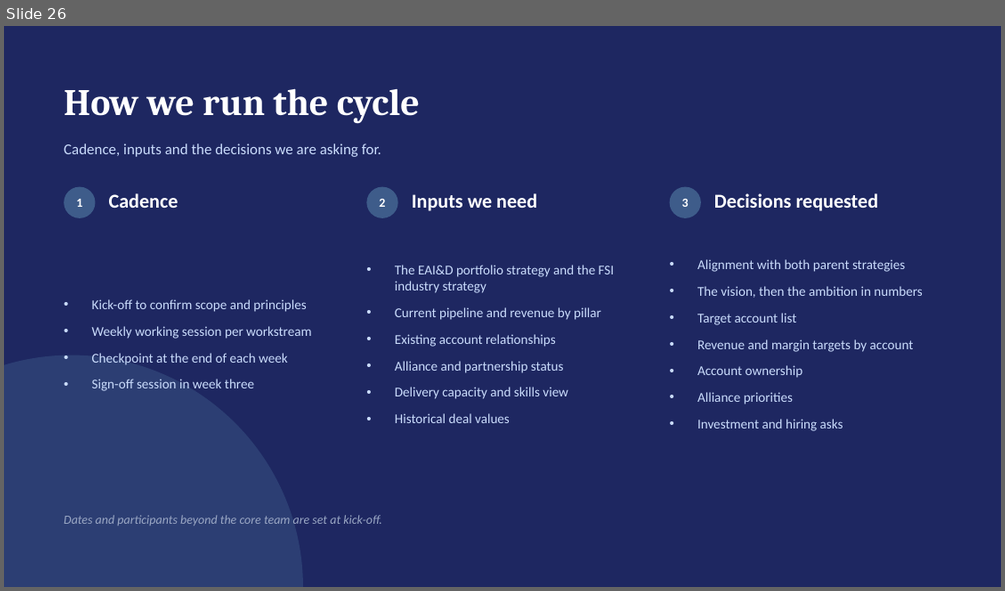
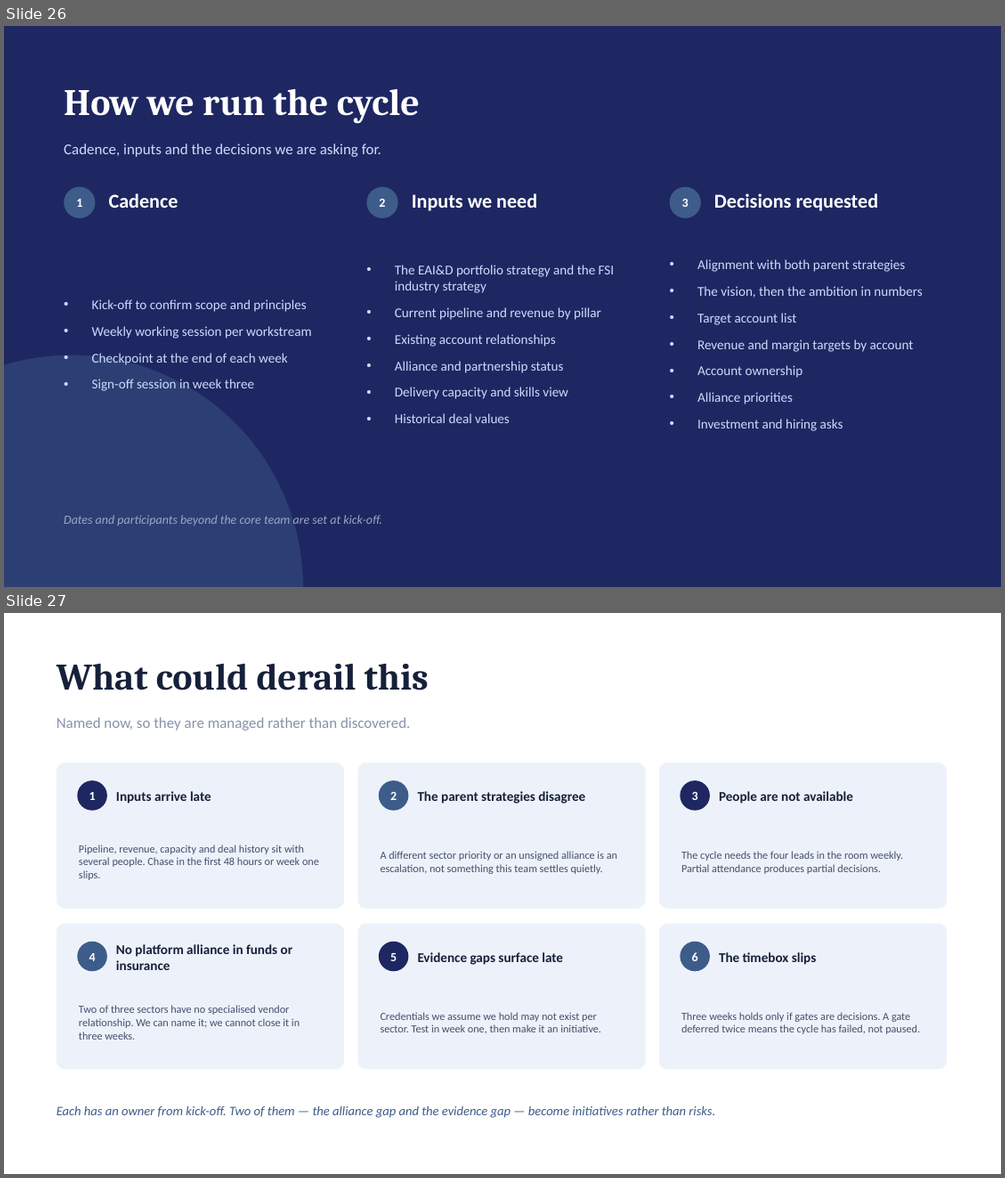
Before and after one commit to dhajjar-cyber/bae, a slide deck: FSI strategy/EAI&D-FSI-Strategy-Development-Plan.pptx. Shown one above the other, each under a label of ours: slide 26 before the commit, slides 26 and 27 after it. The pictures are 1005x591 and 1005x1178 pixels, drawn with LibreOffice and Linux fonts; fonts in the diff are those of the drawing. Boxes give left, top, right and bottom in pixels: in the first picture for what was removed or moved away, otherwise in the second. Text is boxed around its words. In the diff, an @@ line names an element or a change of style, - is before the commit and + after.

```diff
--- a/FSI strategy/EAI&D-FSI-Strategy-Development-Plan.pptx
+++ b/FSI strategy/EAI&D-FSI-Strategy-Development-Plan.pptx
@@ slide 27 added at [4, 613, 1001, 1174], background #FFFFFF @@
@@ text added at [57, 663, 429, 690], 36 pt, text #16203A, bold @@
+What could derail this
@@ text added at [57, 717, 410, 730], 14.5 pt, text #8792AB @@
+Named now, so they are managed rather than discovered.
@@ rounded rectangle added at [57, 763, 344, 908], fill #EDF2FA @@
@@ rounded rectangle added at [357, 763, 646, 908], fill #EDF2FA @@
@@ rounded rectangle added at [659, 763, 947, 908], fill #EDF2FA @@
@@ ellipse added at [77, 780, 107, 811], fill #1E2761 @@
@@ text added at [89, 792, 96, 800], 12 pt, text #FFFFFF, bold @@
+1
@@ text added at [116, 791, 211, 803], 13 pt, text #16203A, bold @@
+Inputs arrive late
@@ ellipse added at [379, 780, 409, 811], fill #3E5C8A @@
@@ text added at [390, 792, 396, 800], 12 pt, text #FFFFFF, bold @@
+2
@@ text added at [418, 791, 585, 803], 13 pt, text #16203A, bold @@
+The parent strategies disagree
@@ ellipse added at [680, 780, 710, 811], fill #1E2761 @@
@@ text added at [692, 792, 698, 800], 12 pt, text #FFFFFF, bold @@
+3
@@ text added at [719, 791, 853, 803], 13 pt, text #16203A, bold @@
+People are not available
@@ text added at [79, 844, 319, 880], 10.5 pt, text #44506B @@
+Pipeline, revenue, capacity and deal history sit with several people. Chase in the first 48 hours or week one slips.
@@ text added at [380, 851, 617, 874], 10.5 pt, text #44506B @@
+A different sector priority or an unsigned alliance is an escalation, not something this team settles quietly.
@@ text added at [681, 851, 903, 874], 10.5 pt, text #44506B @@
+The cycle needs the four leads in the room weekly. Partial attendance produces partial decisions.
@@ rounded rectangle added at [57, 924, 344, 1070], fill #EDF2FA @@
@@ rounded rectangle added at [357, 924, 646, 1070], fill #EDF2FA @@
@@ rounded rectangle added at [659, 924, 947, 1070], fill #EDF2FA @@
@@ ellipse added at [77, 941, 107, 971], fill #3E5C8A @@
@@ text added at [89, 953, 96, 961], 12 pt, text #FFFFFF, bold @@
+4
@@ text added at [116, 944, 293, 970], 13 pt, text #16203A, bold @@
+No platform alliance in funds or insurance
@@ ellipse added at [379, 941, 409, 971], fill #1E2761 @@
@@ text added at [390, 953, 396, 961], 12 pt, text #FFFFFF, bold @@
+5
@@ text added at [418, 952, 563, 965], 13 pt, text #16203A, bold @@
+Evidence gaps surface late
@@ ellipse added at [680, 941, 710, 971], fill #3E5C8A @@
@@ text added at [692, 952, 698, 961], 12 pt, text #FFFFFF, bold @@
+6
@@ text added at [719, 952, 817, 965], 13 pt, text #16203A, bold @@
+The timebox slips
@@ text added at [79, 1005, 299, 1039], 10.5 pt, text #44506B @@
+Two of three sectors have no specialised vendor relationship. We can name it; we cannot close it in three weeks.
@@ text added at [380, 1012, 601, 1033], 10.5 pt, text #44506B @@
+Credentials we assume we hold may not exist per sector. Test in week one, then make it an initiative.
@@ text added at [681, 1012, 920, 1034], 10.5 pt, text #44506B @@
+Three weeks holds only if gates are decisions. A gate deferred twice means the cycle has failed, not paused.
@@ text added at [57, 1106, 715, 1118], 12.5 pt, text #3E5C8A, italic @@
+Each has an owner from kick-off. Two of them — the alliance gap and the evidence gap — become initiatives rather than risks.
```
Also in this commit, not shown: 5 slides changed, 1 other slide added, 1 other file.
